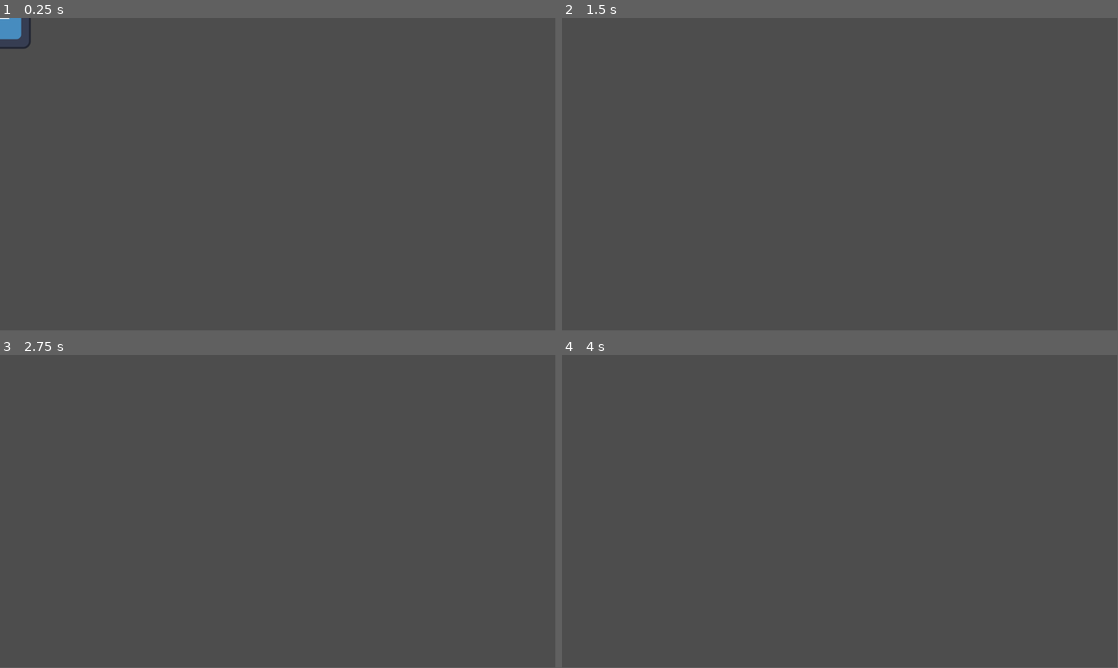
Above: before the commit, frames 1-4 (two rows, left to right).
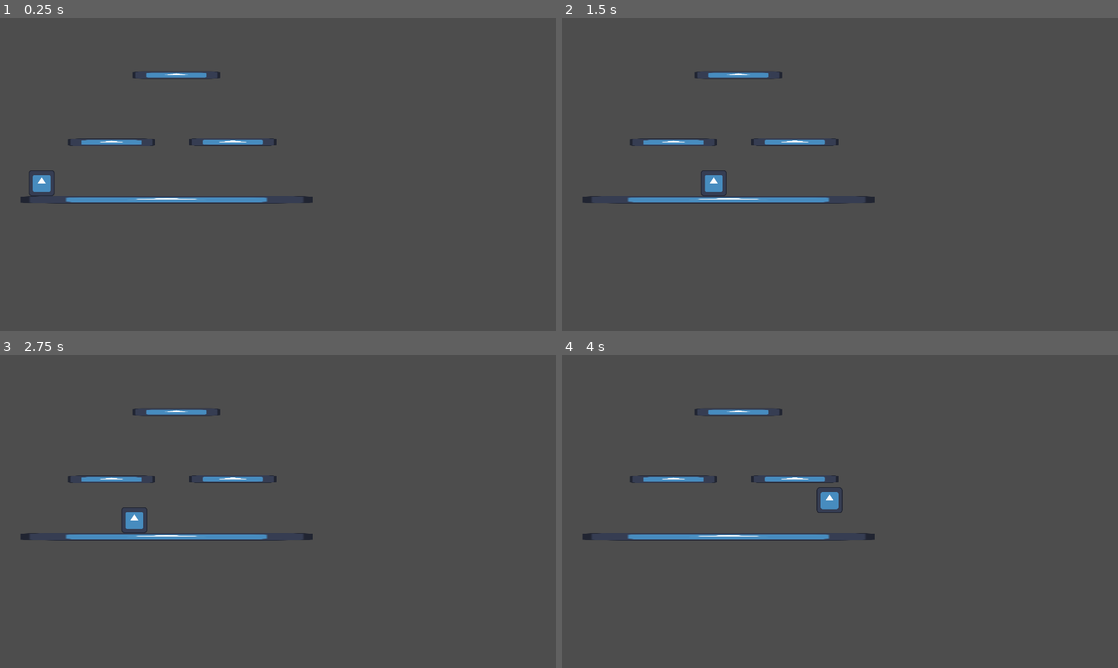
Above: after the commit, the same moments.

Repository: RealityGalaxy/Varis
Game: Godot game, scene res://scenes/level.tscn
The game is run twice, just before and just after one commit, with the same random seed, the same clock (stepped at 60 frames per second) and the same inputs. The engine's default icon, where the game draws it, is replaced by a stand-in: a white triangle on a blue panel in a dark square.
Inputs:
- Up to frame 1 (0.25 s): no input
- Up to frame 2 (1.5 s): tap Enter at 0.5 s; hold Right (right) from 0.53 s (still down); tap Up (up) at 0.6, 0.77, 1.07, 1.35 s
- Up to frame 3 (2.75 s): tap Up (up) at 1.52, 1.82, 2.1 s; release Right (right) at 2.03 s; hold Left (left) from 2.03 s (still down)
- Up to frame 4 (4 s): release Left (left) at 2.78 s; hold Right (right) from 2.78 s (still down); tap Up (up) at 2.85, 3.02, 3.32, 3.6, 3.77 s
In our replay, the window is 799x449 before the commit and 800x450 after it. These sizes can differ from the game's own. Grey fills any space a smaller window leaves; there, only what the larger window draws over its background counts as a difference.

The runs differ from the first frame. In frame 1, 2.1% of the frame differs, in the area x 0-57%, y 0-60%; in frame 2, 1.8%; in frame 3, 1.8%; in frame 4, 1.8%.

Commit message:
Basic movement (#1)
* basic movement and double jump

* cleaned up code

* window size change

* changed double jump speed

Diff:
--- a/Varis/project.godot
+++ b/Varis/project.godot
@@ -14,6 +14,13 @@
 run/main_scene="res://scenes/level.tscn"
 config/features=PackedStringArray("4.2", "Mobile")
 config/icon="res://icon.svg"
+
+[display]
+
+window/size/viewport_width=1920
+window/size/viewport_height=1080
+window/size/mode=3
+window/stretch/mode="viewport"
 
 [input]
 
--- a/Varis/scenes/level.tscn
+++ b/Varis/scenes/level.tscn
@@ -1,7 +1,26 @@
-[gd_scene load_steps=2 format=3 uid="uid://cgw6rfirr30ks"]
+[gd_scene load_steps=3 format=3 uid="uid://cgw6rfirr30ks"]
 
 [ext_resource type="PackedScene" uid="uid://cubitxapsm3h1" path="res://scenes/char.tscn" id="1_4kh5w"]
+[ext_resource type="PackedScene" uid="uid://frgnvj4jyvnk" path="res://scenes/platform.tscn" id="2_jx1ty"]
 
 [node name="Level" type="Node2D"]
 
 [node name="Char" parent="." instance=ExtResource("1_4kh5w")]
+position = Vector2(144, 521)
+scale = Vector2(0.7, 0.7)
+
+[node name="Platform" parent="." instance=ExtResource("2_jx1ty")]
+position = Vector2(575, 627)
+scale = Vector2(7.88, 0.2)
+
+[node name="Platform2" parent="." instance=ExtResource("2_jx1ty")]
+position = Vector2(385, 429)
+scale = Vector2(2.36, 0.2)
+
+[node name="Platform3" parent="." instance=ExtResource("2_jx1ty")]
+position = Vector2(804, 428)
+scale = Vector2(2.36, 0.2)
+
+[node name="Platform4" parent="." instance=ExtResource("2_jx1ty")]
+position = Vector2(609, 197)
+scale = Vector2(2.36, 0.2)
--- /dev/null
+++ b/Varis/scenes/platform.tscn
@@ -0,0 +1,14 @@
+[gd_scene load_steps=3 format=3 uid="uid://frgnvj4jyvnk"]
+
+[ext_resource type="Texture2D" uid="uid://c380wvdmmtcf2" path="res://icon.svg" id="1_hdt75"]
+
+[sub_resource type="RectangleShape2D" id="RectangleShape2D_qw1d1"]
+size = Vector2(130, 126)
+
+[node name="Platform" type="StaticBody2D"]
+
+[node name="Sprite2D" type="Sprite2D" parent="."]
+texture = ExtResource("1_hdt75")
+
+[node name="CollisionShape2D" type="CollisionShape2D" parent="."]
+shape = SubResource("RectangleShape2D_qw1d1")
--- a/Varis/scripts/Character.gd
+++ b/Varis/scripts/Character.gd
@@ -1,9 +1,40 @@
 extends CharacterBody2D
 
-var speed = 400
+var speed: int = 400
+var jump_speed: int = -1000
+var double_jump_speed: int = -700
+var jumps_left: int = 2
+var gravity = 2000
+var vel: Vector2 = Vector2.ZERO
+
+func get_input():
+	vel.x = 0
+	if Input.is_action_pressed("right"):
+		vel.x += speed
+	if Input.is_action_pressed("left"):
+		vel.x -= speed
 
 func _physics_process(delta):
-	var direction = Input.get_vector("left", "right", "up", "down")
-	velocity = direction * speed
+	get_input()
 
+	if is_on_floor() or is_on_ceiling():
+		jumps_left = 2 if is_on_floor() else 0
+		vel.y = 0
+
+	vel.y += gravity * delta
+
+	if Input.is_action_just_pressed("up"):
+		if is_on_floor():
+			jumps_left -= 1
+			vel.y = jump_speed
+		elif jumps_left > 0:
+			jumps_left -= 1
+
+			if vel.y < double_jump_speed:
+				vel.y -= abs(double_jump_speed) / (abs(vel.y)+4000) * abs(double_jump_speed)
+			else:
+				vel.y += double_jump_speed
+				vel.y = clamp(vel.y, jump_speed, double_jump_speed)
+
+	velocity = vel
 	move_and_slide()
